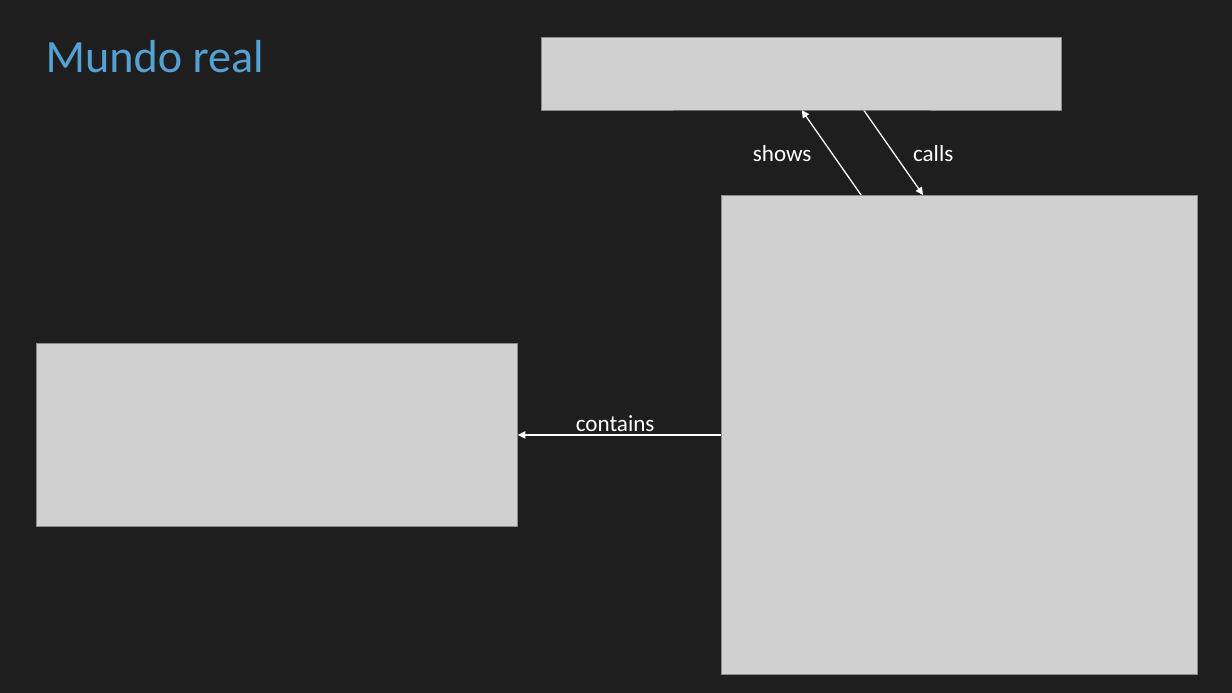
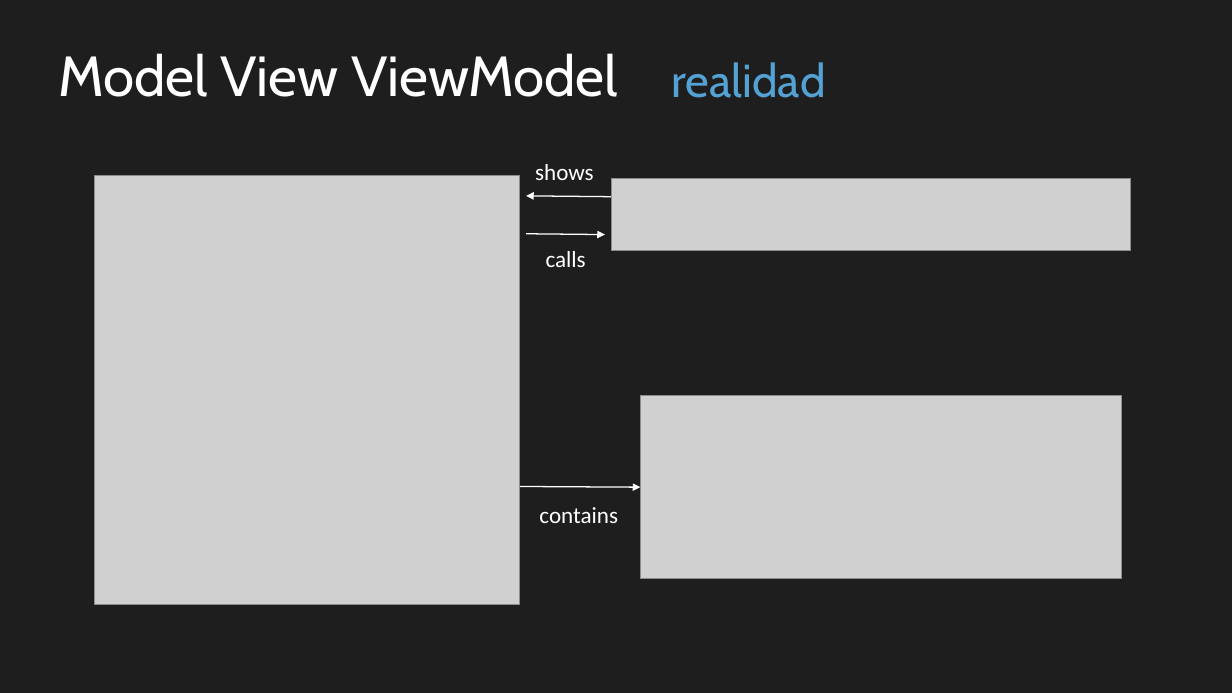
Before and after one commit to cbastos/jsdaycan2019-typescript-patterns, a slide deck: slide 29 of slides/Patrones de diseño con Typescript en el mundo real.pptx (slide 45 before the commit). Drawn at 1232x693 pixels with LibreOffice and Linux fonts; fonts in the diff are those of the drawing; grey boxes stand for pictures. Boxes give left, top, right and bottom in pixels: in the first picture for what was removed or moved away, otherwise in the second. Text is boxed around its words. In the diff, an @@ line names an element or a change of style, - is before the commit and + after.

```diff
--- a/slides/Patrones de diseño con Typescript en el mundo real.pptx
+++ b/slides/Patrones de diseño con Typescript en el mundo real.pptx
@@ text removed at [46, 40, 264, 73] @@
-Mundo real
@@ text added at [58, 53, 618, 97], 44 pt, text #FFFFFF @@
+Model View ViewModel
@@ text added at [672, 62, 826, 98], 36 pt, text #53A2D3 @@
+realidad
@@ picture: place and size @@
-picture at [722, 195, 1198, 675]
+picture at [94, 176, 519, 604]
@@ text "shows": place and size @@
-text "shows" at [753, 145, 812, 161]
+text "shows" at [535, 164, 594, 180]
@@ picture: place and size @@
-picture at [542, 38, 1061, 110]
+picture at [612, 178, 1131, 250]
@@ arrow moved from (923, 195) - (864, 110) to (526, 196) - (612, 197) @@
@@ arrow moved from (861, 195) - (802, 110) to (526, 234) - (605, 235) @@
@@ text "calls": place and size @@
-text "calls" at [913, 145, 953, 161]
+text "calls" at [546, 251, 586, 267]
@@ picture: place and size @@
-picture at [37, 343, 518, 527]
+picture at [640, 396, 1122, 579]
@@ arrow moved from (722, 435) - (518, 435) to (520, 487) - (640, 487) @@
@@ text "contains" rewrapped from [576, 415, 655, 436] to [539, 507, 618, 523] @@
```
Also in this commit, not shown: 27 other slides changed, 5 slides added, 21 slides removed.
